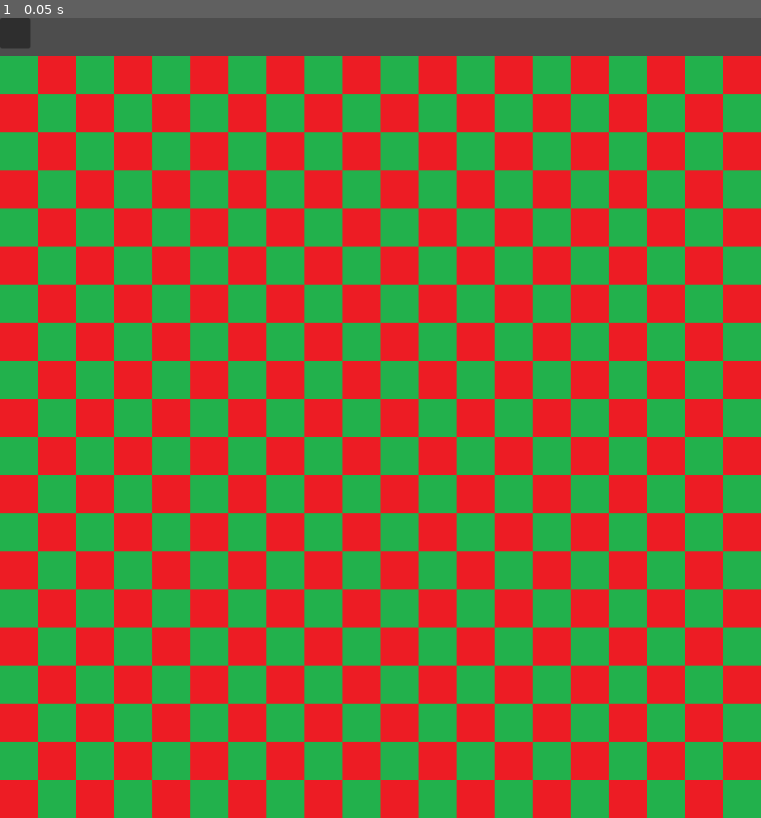
Above: before the commit, frame 1.
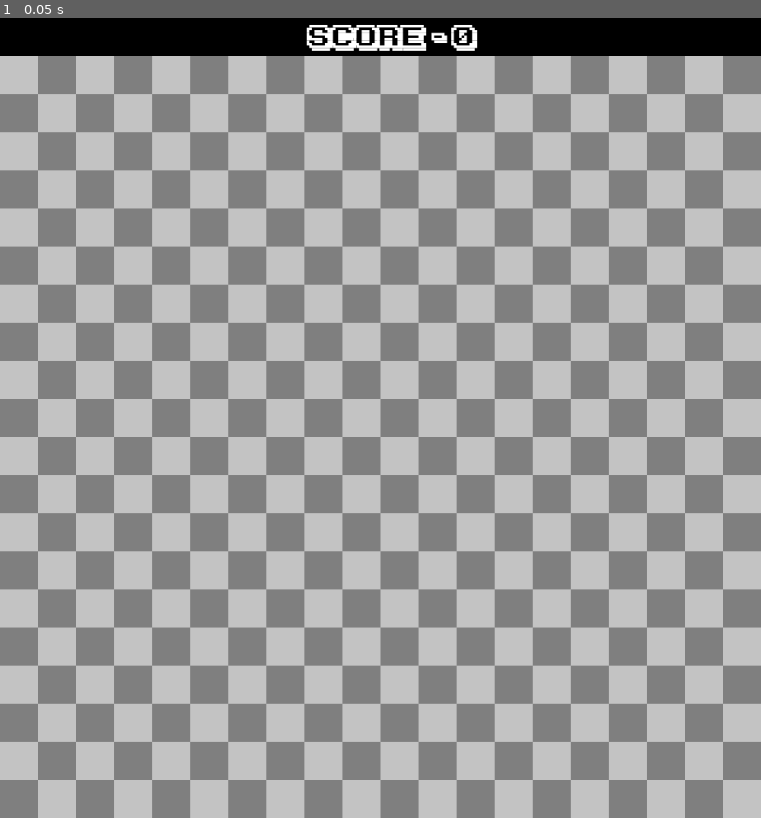
Above: after the commit, the same moment.

Repository: DJdaGOAT1/SnakeGame
Game: Godot game, scene res://scenes/game.tscn
Two runs of this game, one before a commit and one after it. Both use one fixed random seed, a clock stepped at 60 frames per second and the inputs below. The project has no main scene, so this scene is started directly.
Inputs:
- Up to frame 1 (0.05 s): no input

The runs differ from the first frame. In frame 1, 100% of the frame differs, in the area x 0-100%, y 0-100%.
Error in both runs: Attempt to call function 'hide' in base 'null instance' on a null instance. (res://scripts/game.gd:38)

Commit message:
Board Added

Diff:
--- a/scenes/game.tscn
+++ b/scenes/game.tscn
@@ -1,7 +1,8 @@
-[gd_scene load_steps=3 format=3 uid="uid://coocllnpe6i3y"]
+[gd_scene load_steps=4 format=3 uid="uid://coocllnpe6i3y"]
 
 [ext_resource type="Script" path="res://scripts/game.gd" id="1_f8iw1"]
-[ext_resource type="Texture2D" uid="uid://bcxjv3d7yb8kx" path="res://assets/bg.png" id="2_eucd2"]
+[ext_resource type="Texture2D" uid="uid://bak8kiokvvgcu" path="res://assets/bg.png" id="2_eucd2"]
+[ext_resource type="PackedScene" uid="uid://0pxo3jxniblu" path="res://scenes/score_scene.tscn" id="3_kemnk"]
 
 [node name="Game" type="Node"]
 script = ExtResource("1_f8iw1")
@@ -10,12 +11,4 @@
 position = Vector2(500, 550)
 texture = ExtResource("2_eucd2")
 
-[node name="CanvasLayer" type="CanvasLayer" parent="."]
-
-[node name="ScorePanel" type="Panel" parent="CanvasLayer"]
-offset_right = 40.0
-offset_bottom = 40.0
-
-[node name="ScoreLabel" type="Label" parent="CanvasLayer"]
-offset_right = 40.0
-offset_bottom = 23.0
+[node name="ScoreScene" parent="." instance=ExtResource("3_kemnk")]
--- /dev/null
+++ b/scenes/score_scene.tscn
@@ -0,0 +1,28 @@
+[gd_scene load_steps=3 format=3 uid="uid://0pxo3jxniblu"]
+
+[ext_resource type="FontFile" uid="uid://b4d6v538rbead" path="res://assets/ka1.ttf" id="1_xstt5"]
+
+[sub_resource type="StyleBoxFlat" id="StyleBoxFlat_s4cwu"]
+bg_color = Color(0, 0, 0, 1)
+
+[node name="ScoreScene" type="CanvasLayer"]
+
+[node name="ScorePanel" type="Panel" parent="."]
+anchors_preset = 10
+anchor_right = 1.0
+offset_bottom = 50.0
+grow_horizontal = 2
+theme_override_styles/panel = SubResource("StyleBoxFlat_s4cwu")
+
+[node name="ScoreLabel" type="Label" parent="."]
+offset_left = 387.0
+offset_top = 1.0
+offset_right = 640.0
+offset_bottom = 47.0
+theme_override_colors/font_color = Color(1, 1, 1, 1)
+theme_override_fonts/font = ExtResource("1_xstt5")
+theme_override_font_sizes/font_size = 35
+text = "SCORE - 0
+"
+horizontal_alignment = 1
+vertical_alignment = 1
Binary file changed: assets/bg.png
Not shown, changed: assets/bg.png.import
Binary file added: assets/ka1.ttf
Not shown, added: assets/ka1.ttf.import
